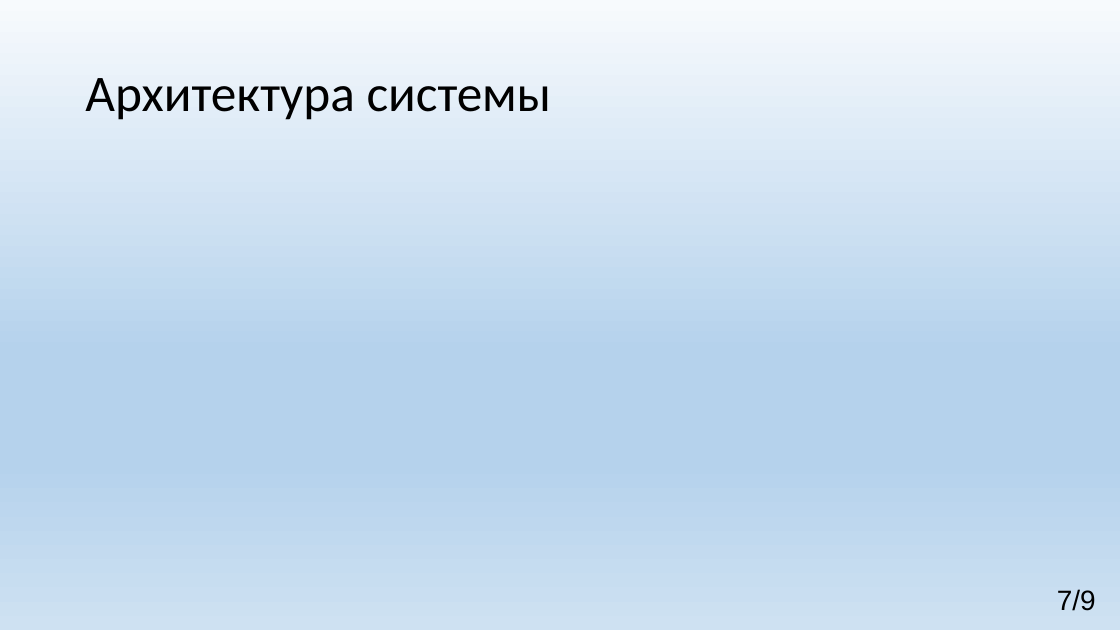
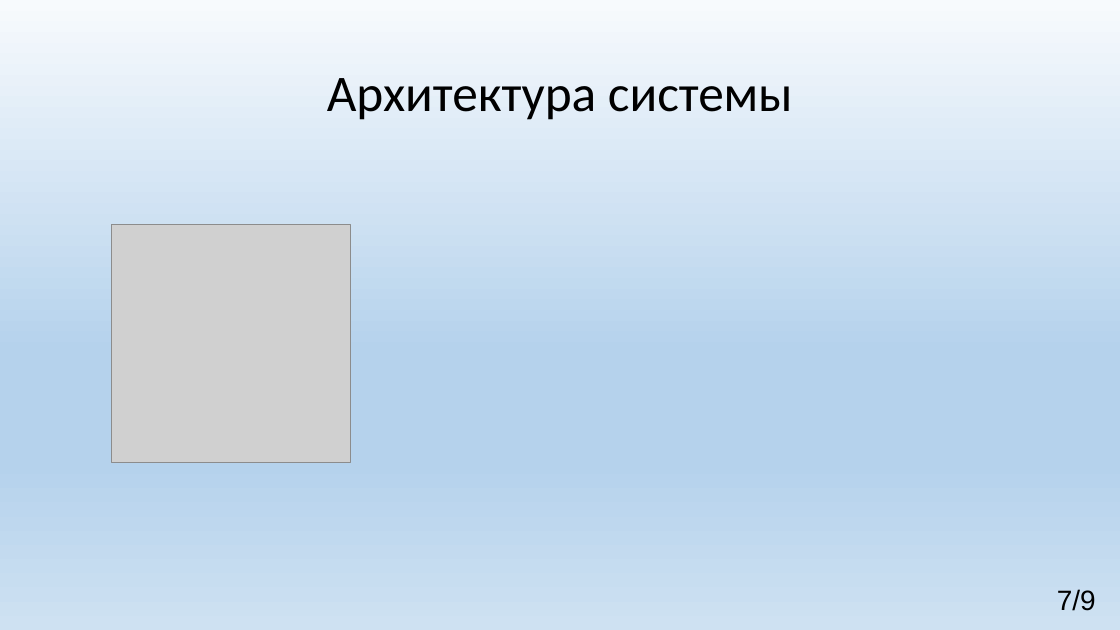
Before and after one commit to imStydent/Documents, a slide deck: slide 7 of Презентаци 2.pptx. Drawn at 1120x630 pixels with LibreOffice and Linux fonts; fonts in the diff are those of the drawing; grey boxes stand for pictures. Boxes give left, top, right and bottom in pixels: in the first picture for what was removed or moved away, otherwise in the second. Text is boxed around its words. In the diff, an @@ line names an element or a change of style, - is before the commit and + after.

```diff
--- a/Презентаци 2.pptx
+++ b/Презентаци 2.pptx
@@ title "Архитектура системы" at box(327, 78, 793, 120): alignment left to centre @@
@@ picture added at box(112, 224, 350, 463) @@
```
Also in this commit, not shown: 6 other slides changed, 13 other files.
